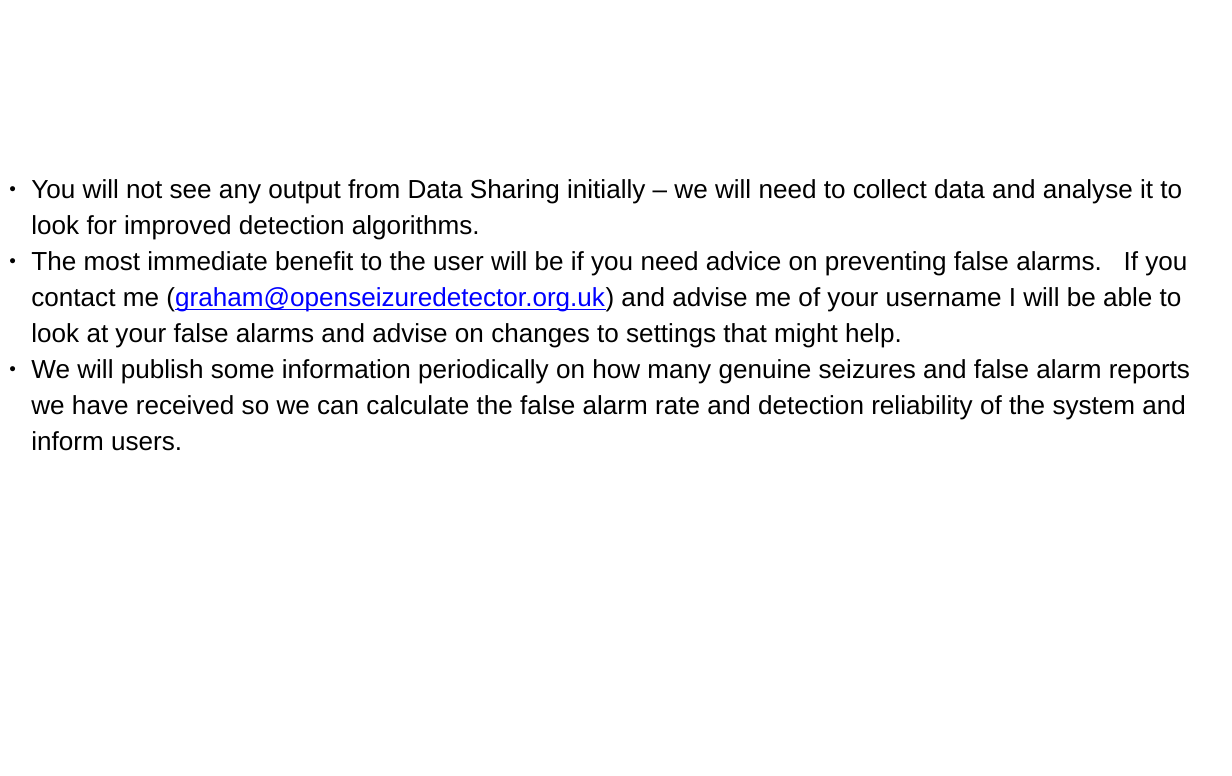
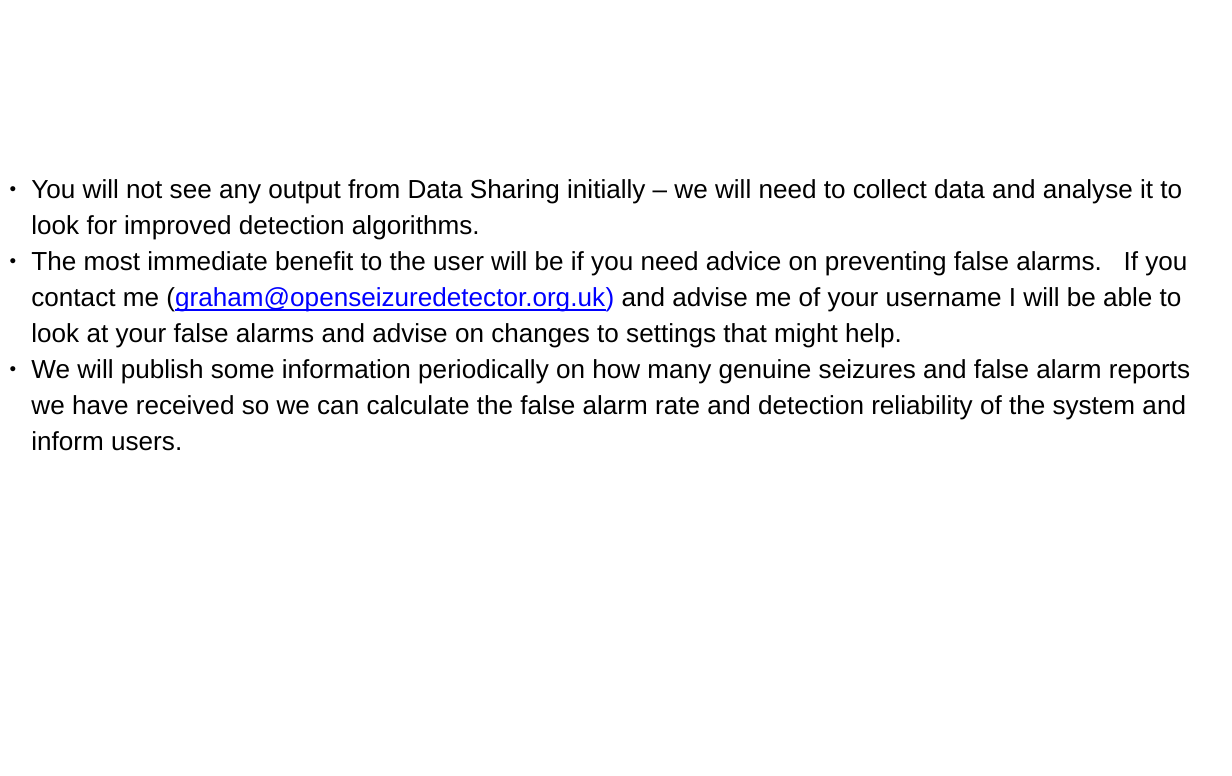
Before and after one commit to OpenSeizureDetector/Android_Pebble_SD, a slide deck: slide 31 of doc/Installation_Instructions_1C.pptx (slide 29 before the commit). Drawn at 1232x776 pixels with LibreOffice and Linux fonts; fonts in the diff are those of the drawing; background and template pictures are left out. Boxes give left, top, right and bottom in pixels: in the first picture for what was removed or moved away, otherwise in the second. Text is boxed around its words. In the diff, an @@ line names an element or a change of style, - is before the commit and + after.

```diff
--- a/doc/Installation_Instructions_1C.pptx
+++ b/doc/Installation_Instructions_1C.pptx
@@ text at (x1=31, y1=251, x2=1187, y2=348): text colour #000000 to #0000FF in "(graham@openseizuredetector.org.uk)" @@
```
Also in this commit, not shown: 14 other slides changed, 2 slides added.
